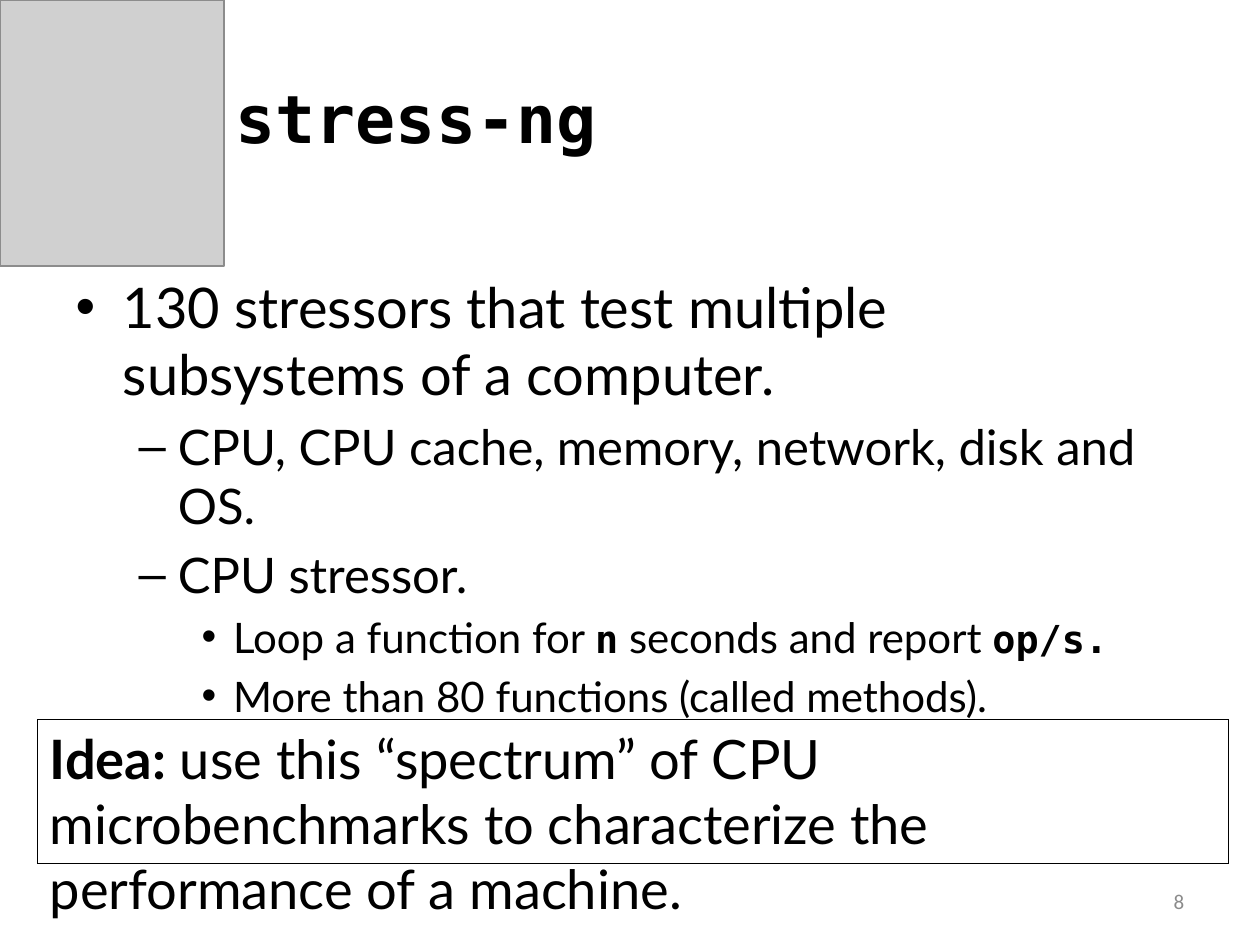
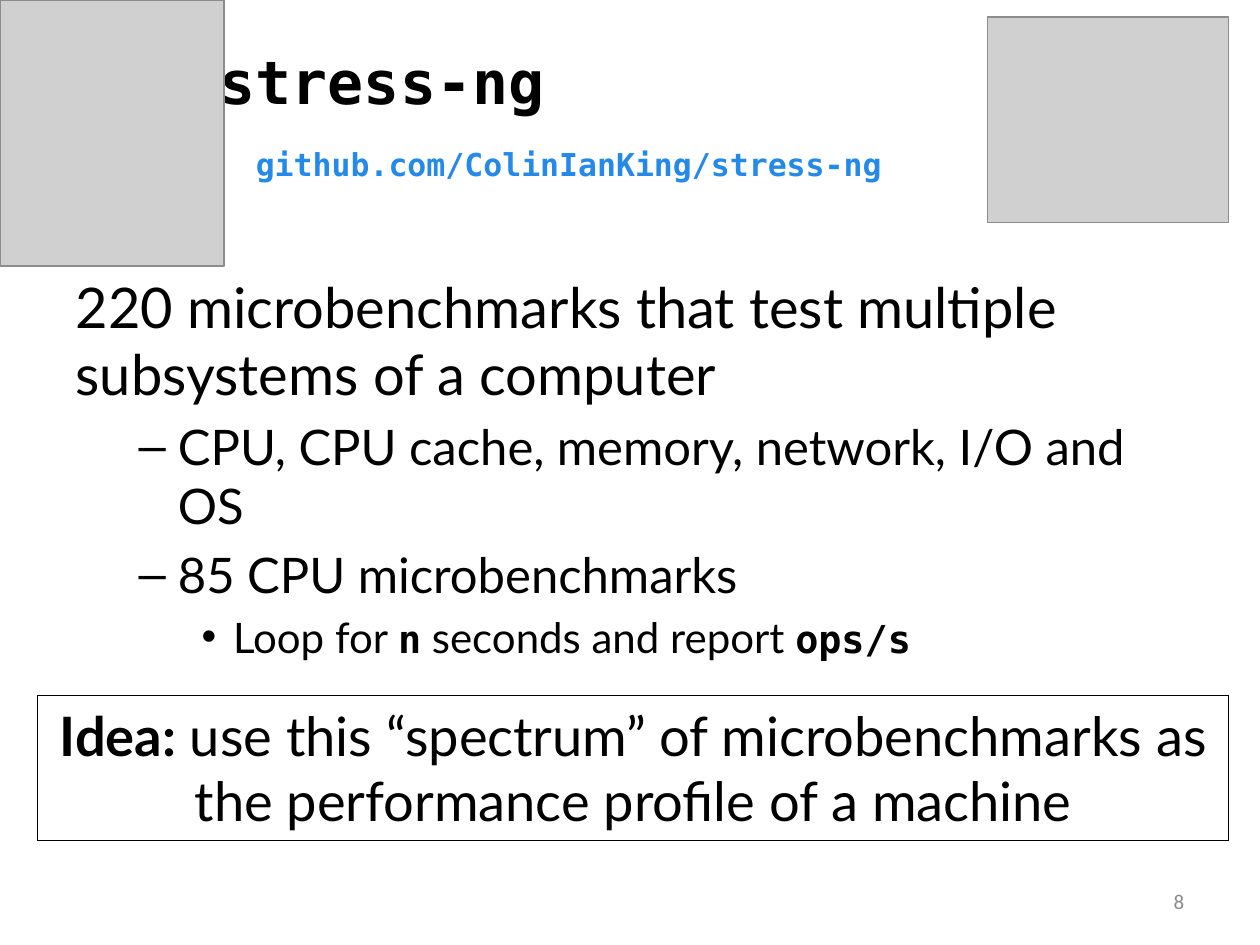
Before and after one commit to ivotron/varsys16, a slide deck: slide 8 of slides.pptx. Drawn at 1260x945 pixels with LibreOffice and Linux fonts; fonts in the diff are those of the drawing; grey boxes stand for pictures. Boxes give left, top, right and bottom in pixels: in the first picture for what was removed or moved away, otherwise in the second. Text is boxed around its words. In the diff, an @@ line names an element or a change of style, - is before the commit and + after.

```diff
--- a/slides.pptx
+++ b/slides.pptx
@@ picture added at [988, 18, 1228, 223] @@
@@ title at [220, 56, 882, 183]: text changed; size 38 to 18 pt; text colour #000000 to #248AEA @@
-stress-ng
+stress-ng
+github.com/ColinIanKing/stress-ng
@@ text at [76, 286, 1125, 661]: text changed; size 24 to 28 pt @@
-• 130 stressors that test multiple subsystems of a computer.
-  – CPU, CPU cache, memory, network, disk and OS.
-  – CPU stressor.
-    • Loop a function for n seconds and report op/s.
-    • More than 80 functions (called methods).
+220 microbenchmarks that test multiple subsystems of a computer
+  – CPU, CPU cache, memory, network, I/O and OS
+  – 85 CPU microbenchmarks
+    • Loop for n seconds and report ops/s
@@ rectangle "Idea: use this “spectrum” of ...": place and size @@
-rectangle "Idea: use this “spectrum” of ..." at [38, 719, 1228, 863]
+rectangle "Idea: use this “spectrum” of ..." at [38, 696, 1228, 839]
@@ text in rectangle at [60, 714, 1206, 831]: text changed @@
-Idea: use this “spectrum” of CPU microbenchmarks to characterize the performance of a machine.
+Idea: use this “spectrum” of microbenchmarks as the performance profile of a machine
```
Also in this commit, not shown: 18 other slides changed, 3 slides added, 3 slides removed.
